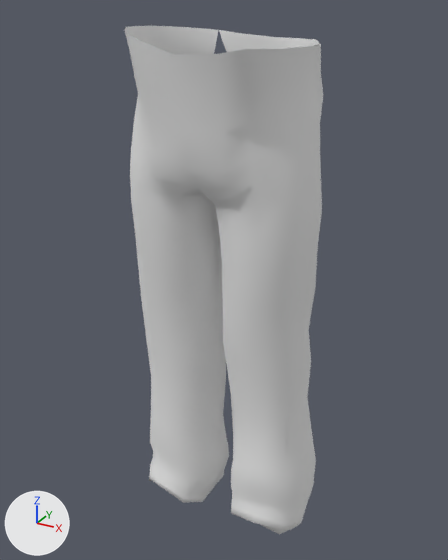
Renders of the OBJ model data/mesh/Utah/Uth_Pants_MshShape.obj from each side of a commit.
Both versions are drawn from a 50 mm lens placed at (59.4, -109.5, 119.3), pointed at (-0.7, -0.3, 64.7). Every picture has the same lights, and +X, +Y and +Z are marked at lower left. Where no turn or scale is listed for an object, it has been applied to the vertices.

The first picture shows 'Uth_Pants_MshShape'.
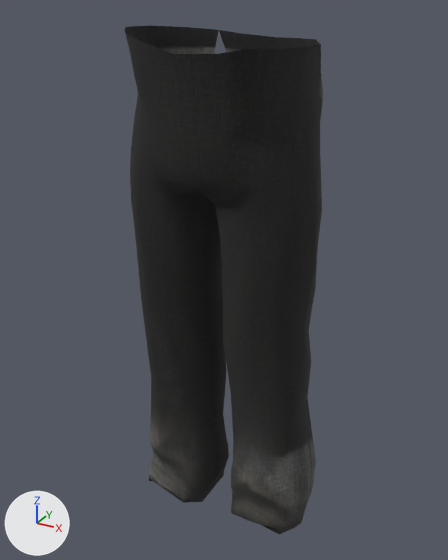
Edits to the bpy script that builds the scene:
```text
Add img_chrutah_body_normal_dds:
    img_chrutah_body_normal_dds = load_image('ChrUtah_Body_Normal.dds', 'ChrUtah_Body_Normal.dds', 2048, 2048, 'sRGB')
Add img_chrutah_body_diffuse_dds:
    img_chrutah_body_diffuse_dds = load_image('ChrUtah_Body_Diffuse.dds', 'ChrUtah_Body_Diffuse.dds', 2048, 2048, 'sRGB')
Change mat_chrutah_mesh_body_sg:
    add n2 = _N.new('ShaderNodeTexImage'); n2.name = 'Image Texture'
    add n2.image = img_chrutah_body_diffuse_dds
    add n3 = _N.new('ShaderNodeTexImage'); n3.name = 'Image Texture.001'
    add n3.image = img_chrutah_body_normal_dds
    add n4 = _N.new('ShaderNodeNormalMap'); n4.name = 'Normal Map'
    add n4.inputs[0].default_value = 0.0  # 'Strength'
    where n0 = _N.new('ShaderNodeBsdfPrincipled'); n0.name = 'Principled BSDF'
    add _L.new(n2.outputs[0], n0.inputs[0])  # 'Color' to 'Base Color'
    add _L.new(n3.outputs[0], n4.inputs[1])  # 'Color' to 'Color'
    add _L.new(n4.outputs[0], n0.inputs[5])  # 'Normal' to 'Normal'
```

Location of each change, [x1, y1, x2, y2] in pixels of the pictures (448 x 560 px):
'Uth_Pants_MshShape', surface changed (grey to black): [125, 26, 323, 534] in both
